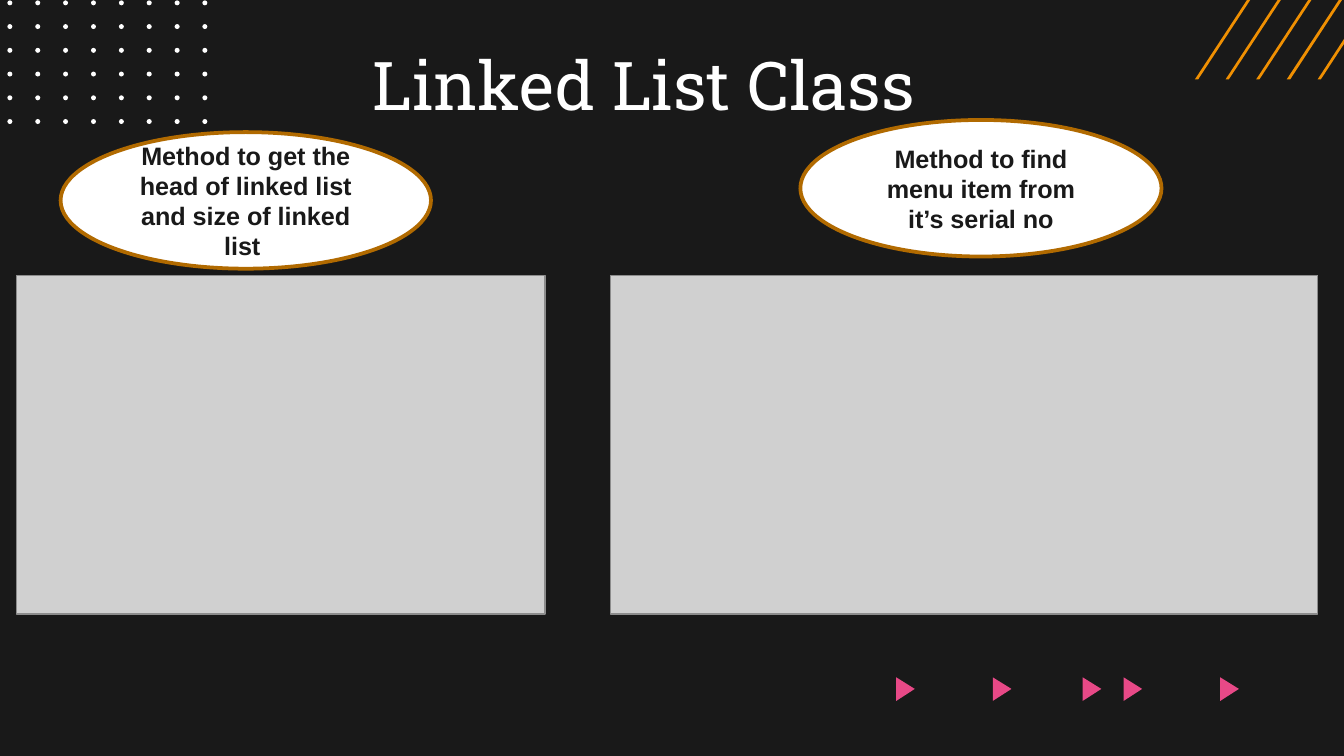
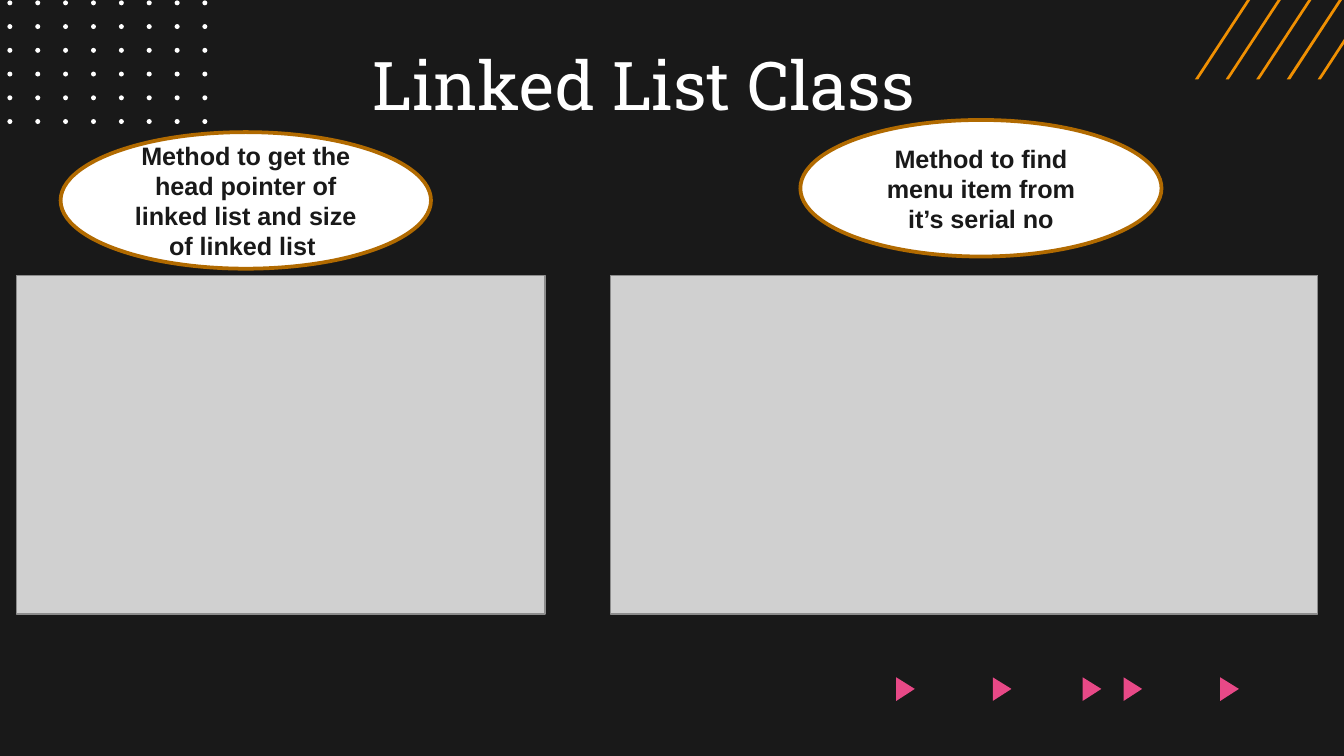
Before and after one commit to anish-2903/Food_Delivery_App, a slide deck: slide 17 of Resources/Presentation.pptx. Drawn at 1344x756 pixels with LibreOffice and Linux fonts; fonts in the diff are those of the drawing; grey boxes stand for pictures. Boxes give left, top, right and bottom in pixels: in the first picture for what was removed or moved away, otherwise in the second. Text is boxed around its words. In the diff, an @@ line names an element or a change of style, - is before the commit and + after.

Commit message:
Added Presentation

```diff
--- a/Resources/Presentation.pptx
+++ b/Resources/Presentation.pptx
@@ text in ellipse at (135,144,356,261): text changed @@
-Method to get the head of linked list and size of linked list
+Method to get the head pointer of linked list and size of linked list
```
Also in this commit, not shown: 2 other slides changed, 4 slides added, 9 slides removed.
